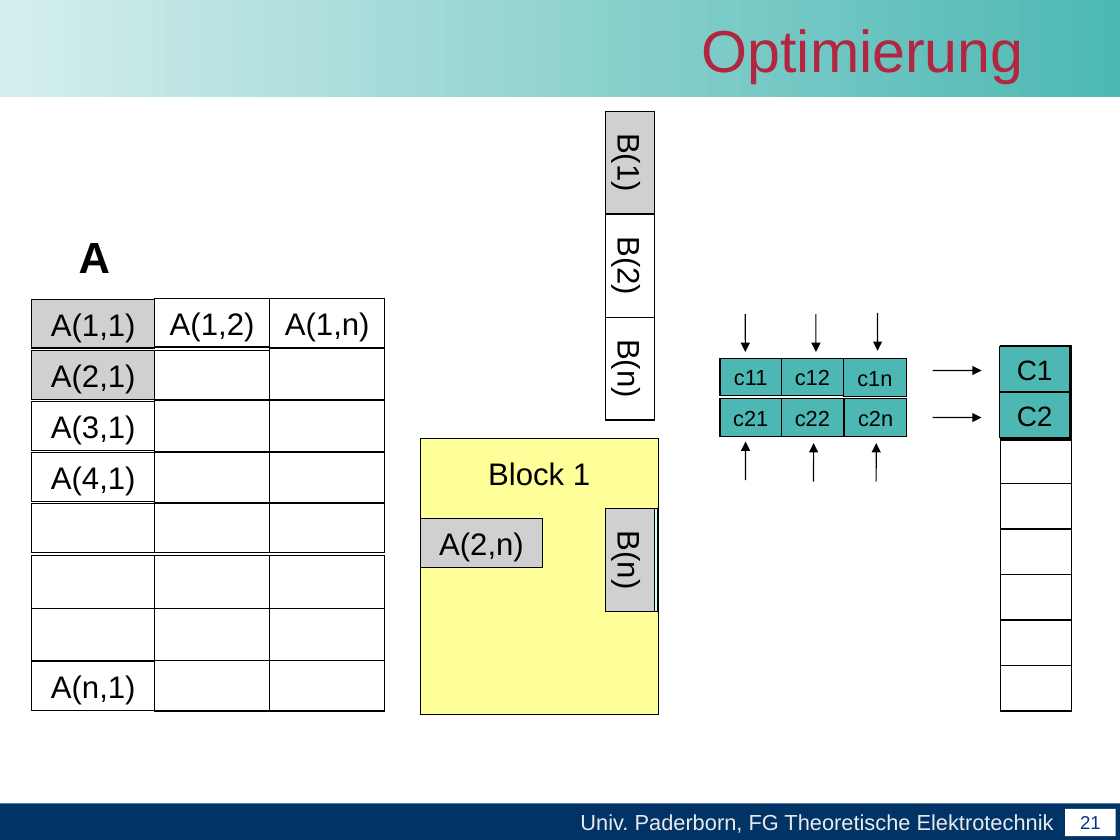
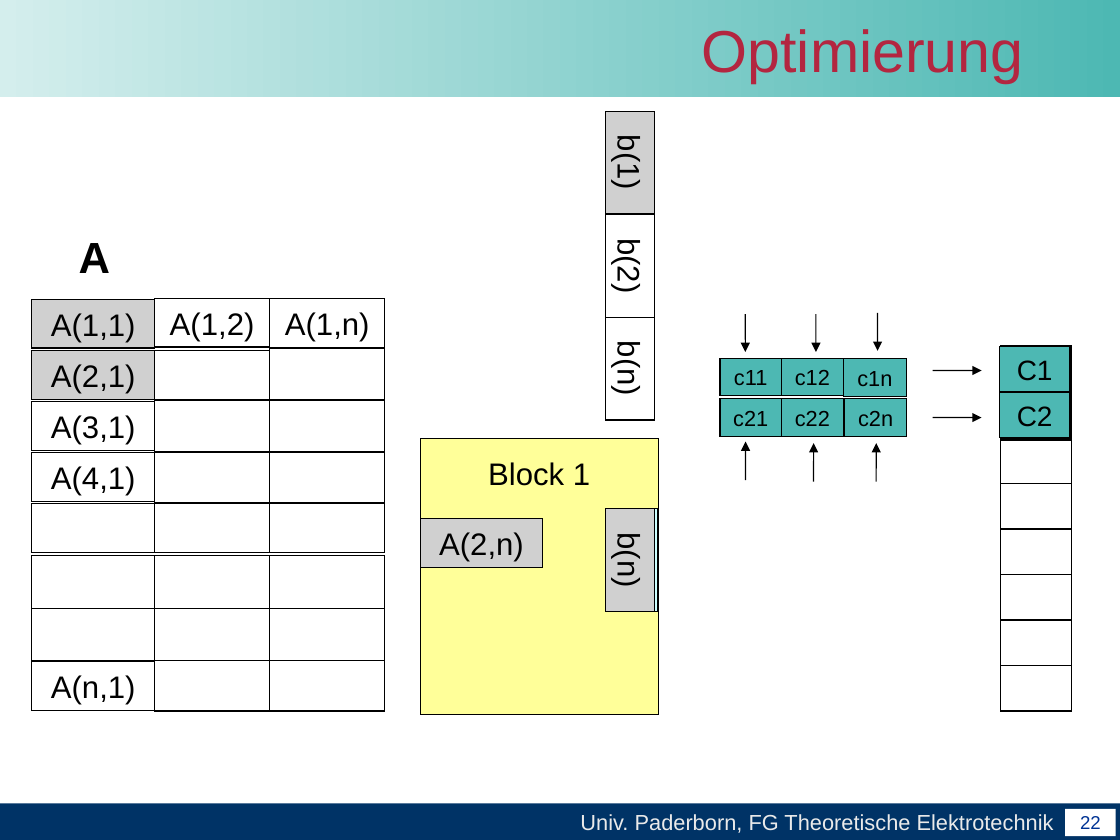
Before and after one commit to unconditional/projektarbeitcuda, a slide deck: slide 22 of Abschlussvortrag/Abschlussvortrag der Projektarbeit CUDA.ppt (slide 21 before the commit). Drawn at 1120x840 pixels with LibreOffice and Linux fonts; fonts in the diff are those of the drawing; grey boxes stand for pictures; background and template pictures are left out. Boxes give left, top, right and bottom in pixels: in the first picture for what was removed or moved away, otherwise in the second. Text is boxed around its words. In the diff, an @@ line names an element or a change of style, - is before the commit and + after.

```diff
--- a/Abschlussvortrag/Abschlussvortrag der Projektarbeit CUDA.ppt
+++ b/Abschlussvortrag/Abschlussvortrag der Projektarbeit CUDA.ppt
@@ text in picture at (611, 140, 646, 188): text changed @@
-B(1)
+b(1)
@@ text in rectangle at (611, 243, 646, 292): text changed @@
-B(2)
+b(2)
@@ text in rectangle at (611, 346, 646, 394): text changed @@
-B(n)
+b(n)
@@ text in picture at (611, 538, 646, 586): text changed @@
-B(n)
+b(n)
@@ page number at (1080, 816, 1101, 829): text changed @@
-21
+22
```
Also in this commit, not shown: 12 other slides changed, 1 slide added.
